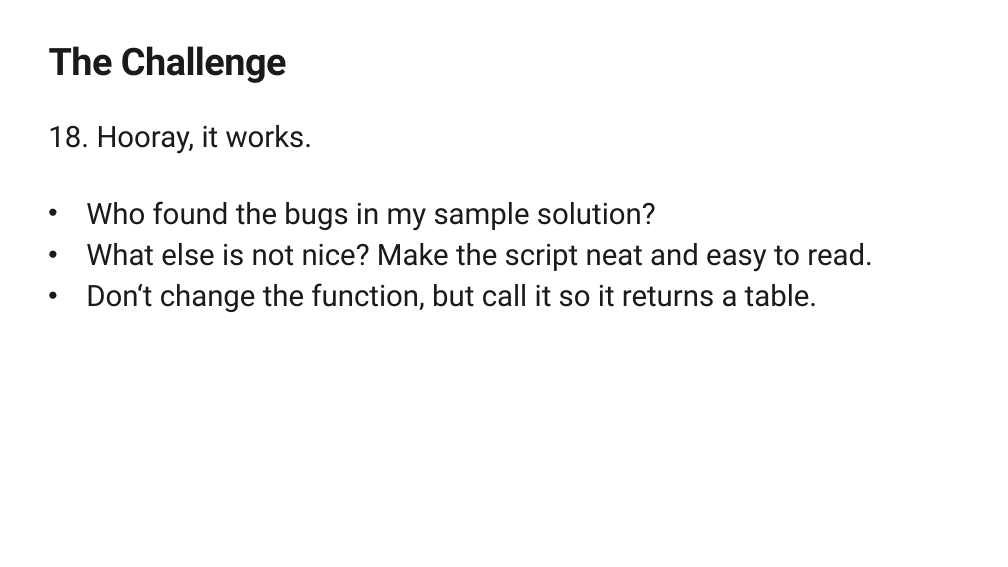
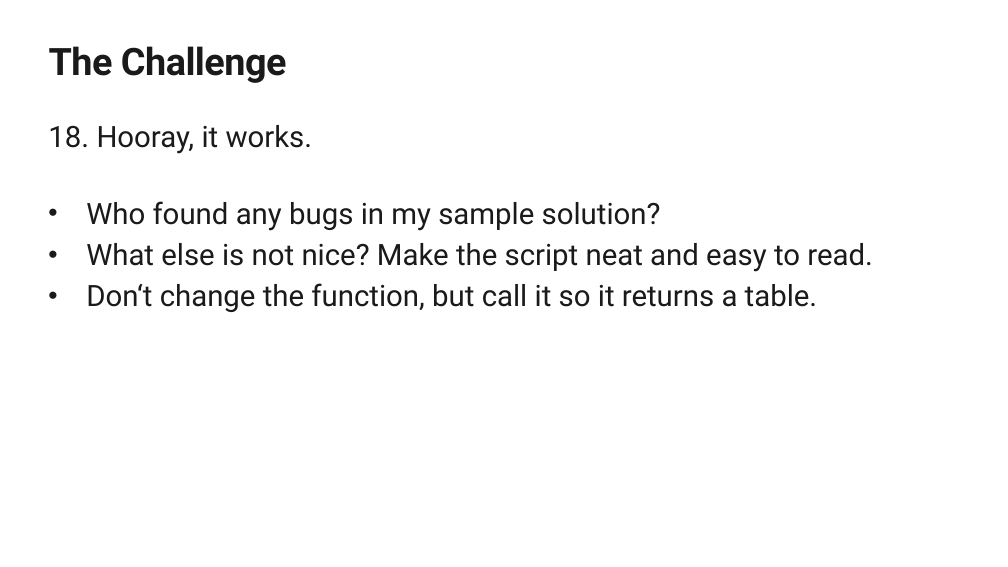
Before and after one commit to jkulbe-msft/powershell-foundation, a slide deck: slide 12 of Abschluss/PowerShell Foundation Skills Scripting Challenge English.pptx. Drawn at 1008x567 pixels with LibreOffice and Linux fonts; fonts in the diff are those of the drawing; background and template pictures are left out. Boxes give left, top, right and bottom in pixels: in the first picture for what was removed or moved away, otherwise in the second. Text is boxed around its words. In the diff, an @@ line names an element or a change of style, - is before the commit and + after.

Commit message:
PPT wording revised

```diff
--- a/Abschluss/PowerShell Foundation Skills Scripting Challenge English.pptx
+++ b/Abschluss/PowerShell Foundation Skills Scripting Challenge English.pptx
@@ text at [86, 201, 661, 231]: text changed @@
-• Who found the bugs in my sample solution?
+• Who found any bugs in my sample solution?
```
Also in this commit, not shown: 1 other slide changed, 1 other file.
